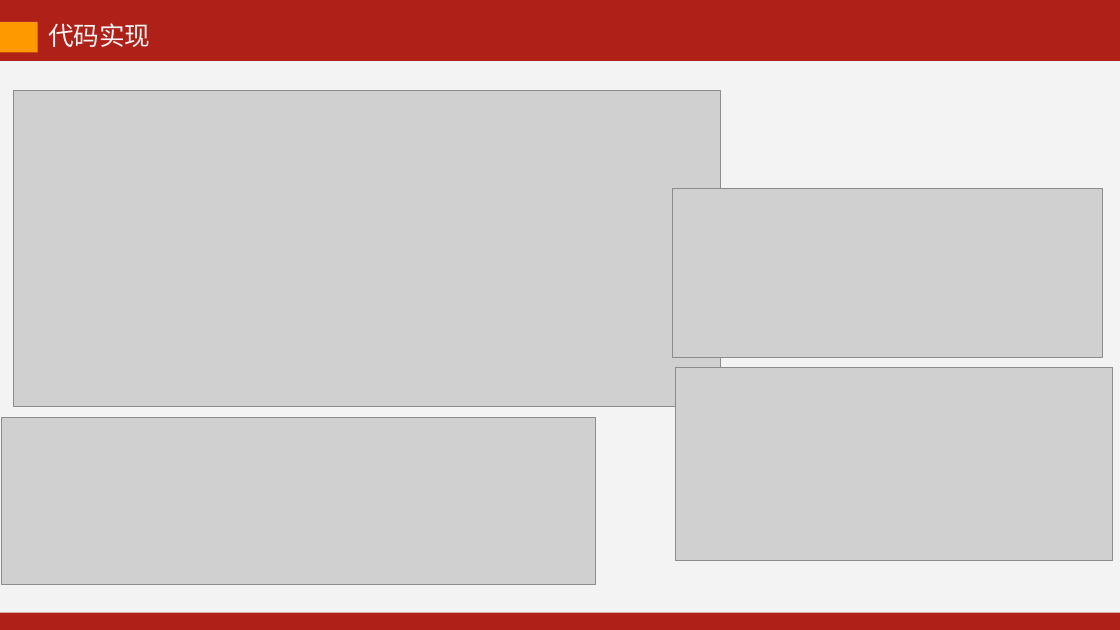
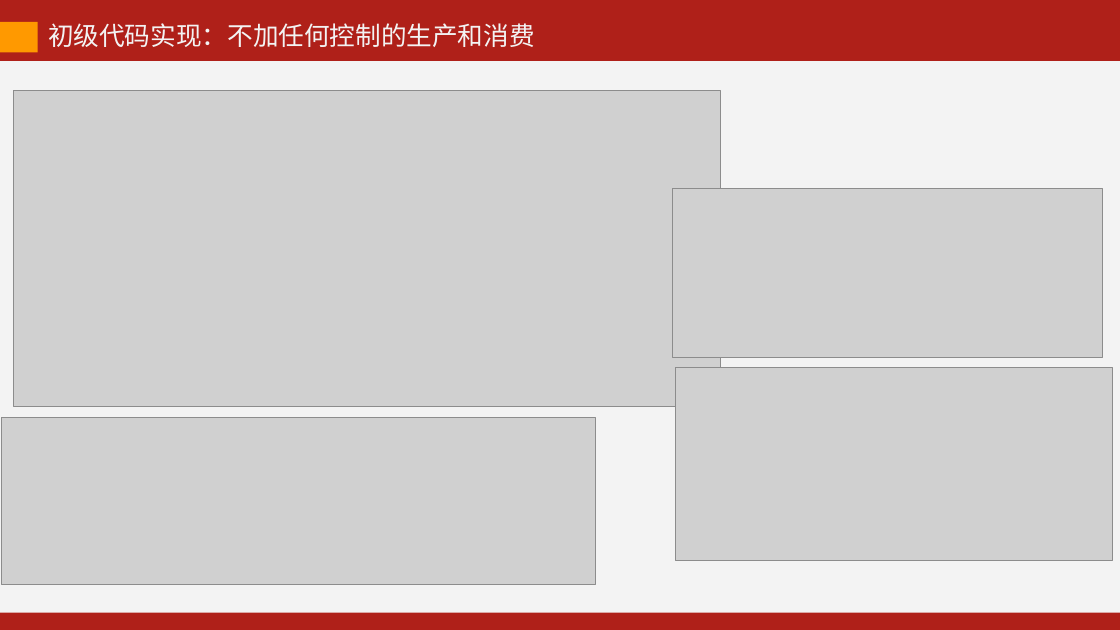
Before and after one commit to kevinjoyce/JavaCourseWare, a slide deck: slide 17 of PPT/每次课PPT/06 线程-2.pptx. Drawn at 1120x630 pixels with LibreOffice and Linux fonts; fonts in the diff are those of the drawing; grey boxes stand for pictures. Boxes give left, top, right and bottom in pixels: in the first picture for what was removed or moved away, otherwise in the second. Text is boxed around its words. In the diff, an @@ line names an element or a change of style, - is before the commit and + after.

```diff
--- a/PPT/每次课PPT/06 线程-2.pptx
+++ b/PPT/每次课PPT/06 线程-2.pptx
@@ text at <box>48,23,535,47</box>: text changed @@
-代码实现
+初级代码实现：不加任何控制的生产和消费
```
Also in this commit, not shown: 2 other slides changed, 1 other file.
